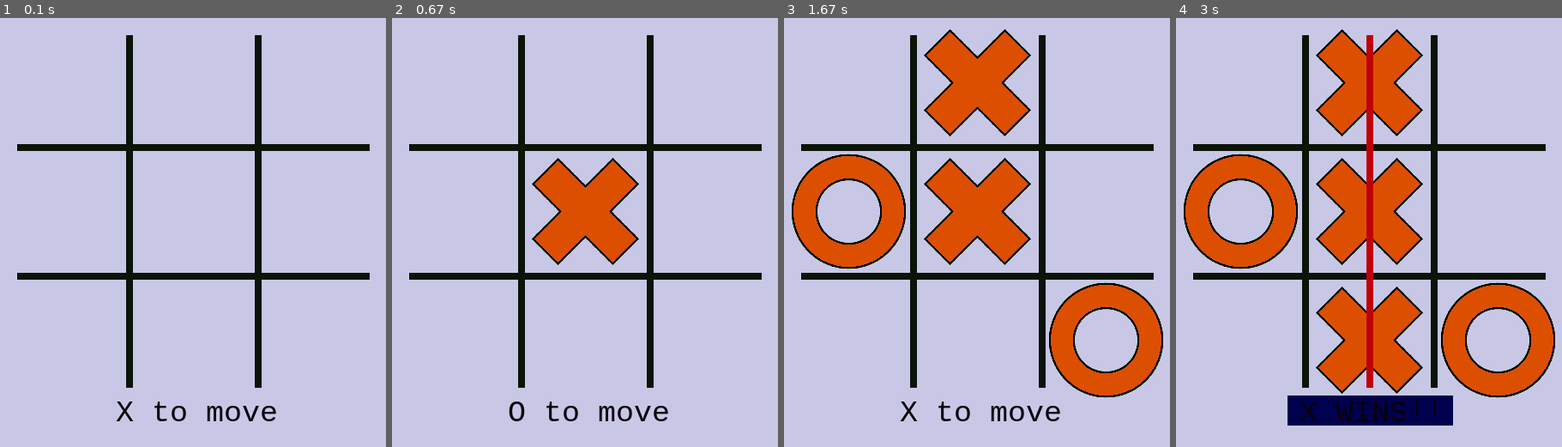
Above: before the commit, frames 1-4 (left to right).
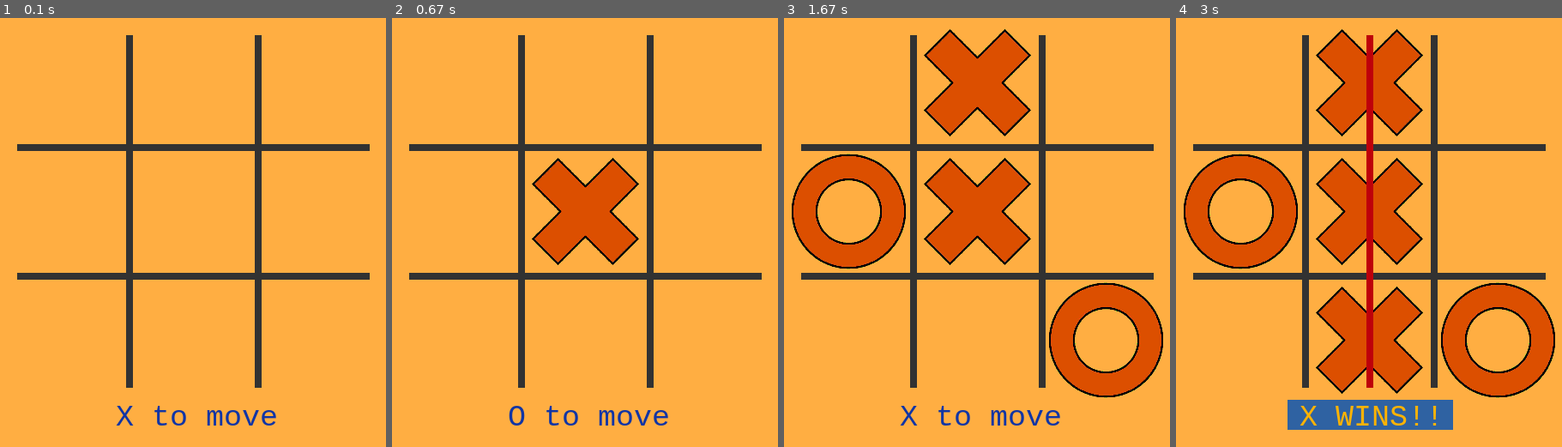
Above: after the commit, the same moments.

Repository: Codeit-Michael/TicTacToe-Game
Game: pygame game, started from tictactoe.py
Same seed, same stepped clock (60 frames per second), same inputs: the game is played once before the commit and once after it.
Inputs (mouse positions are in pixels of both pictures, inside the frame that each line leads up to):
- Up to frame 1 (0.1 s): no input
- Up to frame 2 (0.67 s): click (585, 232) at 0.38 s
- Up to frame 3 (1.67 s): click (884, 236) at 0.72 s; click (1034, 82) at 1.05 s; click (1115, 382) at 1.38 s
- Up to frame 4 (3 s): click (1349, 344) at 2.22 s

The runs differ from the first frame. In frame 1, 100% of the frame differs, in the area x 0-100%, y 0-100%; in frame 2, 96%; in frame 3, 83%; in frame 4, 78%.

Commit message:
fix colors

Diff:
--- a/tictactoe.py
+++ b/tictactoe.py
@@ -30,10 +30,12 @@
 			for row in range(3):
 				self.table[col].append("-")
 
-		self.background_color = (200, 200, 230)
-		self.table_color = (10, 20, 7)
+		self.background_color = (255, 174, 66)
+		self.table_color = (50, 50, 50)
 		self.line_color = (190, 0, 10)
-		self.game_over_color = (0, 0, 79)
+		self.instructions_color = (17, 53, 165)
+		self.game_over_bg_color = (47, 98, 162)
+		self.game_over_color = (255, 179, 1)
 		self.font = pygame.font.SysFont("Courier New", 35)
 		self.FPS = pygame.time.Clock()
 
@@ -92,17 +94,18 @@
 
 	def _message(self):
 		if self.winner is not None:
-			screen.fill(self.game_over_color, (130, 440, 193, 35))
-			msg = self.font.render(f'{self.winner} WINS!!', True, (10,0,10))
-			screen.blit(msg,(144,440))
+			screen.fill(self.game_over_bg_color, (130, 445, 193, 35))
+			msg = self.font.render(f'{self.winner} WINS!!', True, self.game_over_color)
+			screen.blit(msg,(144,445))
 		elif not self.taking_move:
-			screen.fill(self.game_over_color, (130, 440, 193, 35))
-			instructions = self.font.render('DRAW!!', True, (10,0,10))
-			screen.blit(instructions,(165,440))
+			screen.fill(self.game_over_bg_color, (130, 445, 193, 35))
+			instructions = self.font.render('DRAW!!', True, self.game_over_color)
+			screen.blit(instructions,(165,445))
 		else:
-			screen.fill(self.background_color, (135, 445, 188, 25))
-			instructions = self.font.render(f'{self.player} to move', True, (10,0,10))
-			screen.blit(instructions,(135,440))
+			screen.fill(self.background_color, (135, 445, 188, 35))
+			instructions = self.font.render(f'{self.player} to move', True, self.instructions_color)
+			screen.blit(instructions,(135,445))
+
 
 	def _game_check(self):
 		# vertical check
@@ -191,7 +194,6 @@
 			self.FPS.tick(60)
 
 
-
 if __name__ == "__main__":
 	g = TicTacToe(cell_size, window_size[0])
 	g.main()
